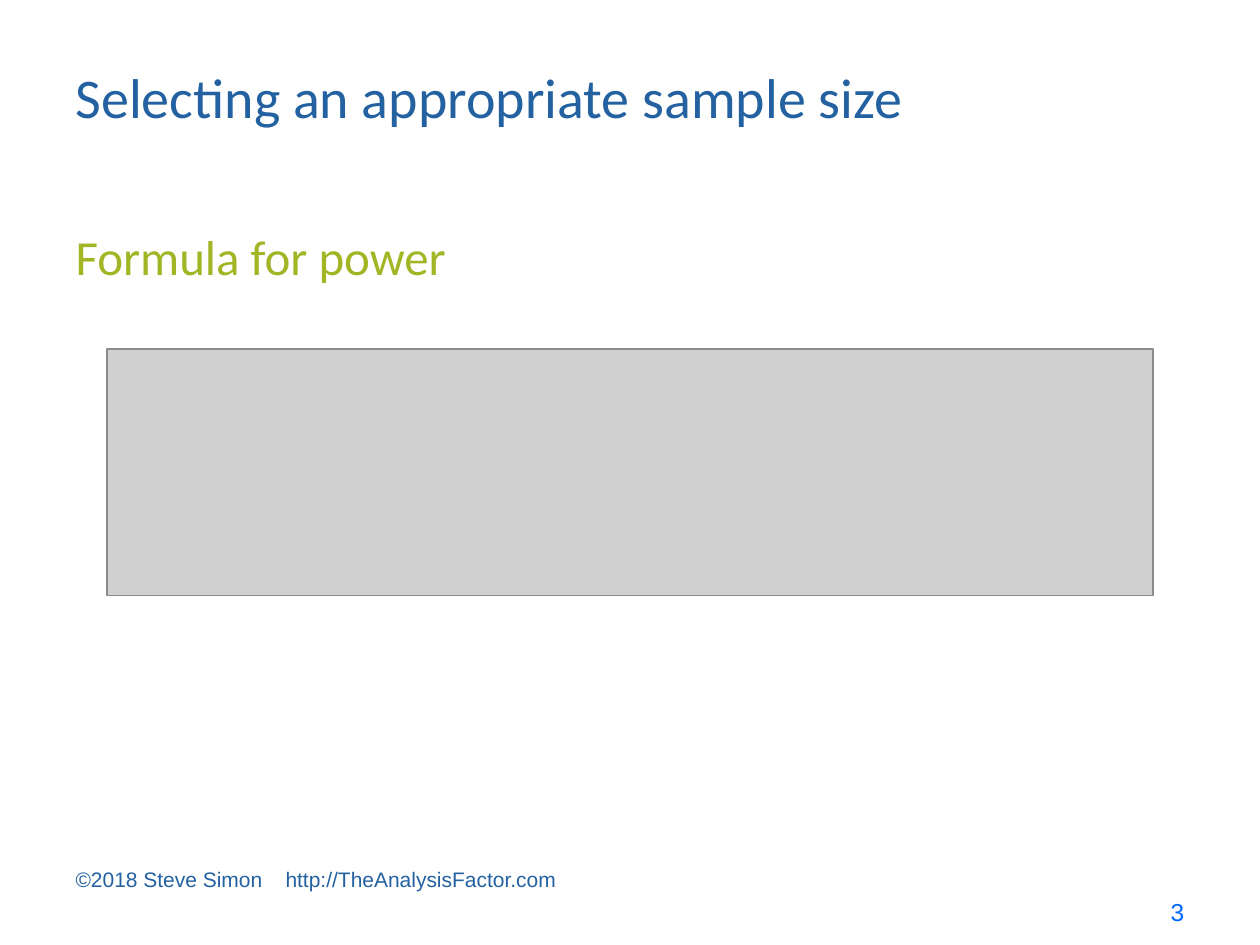
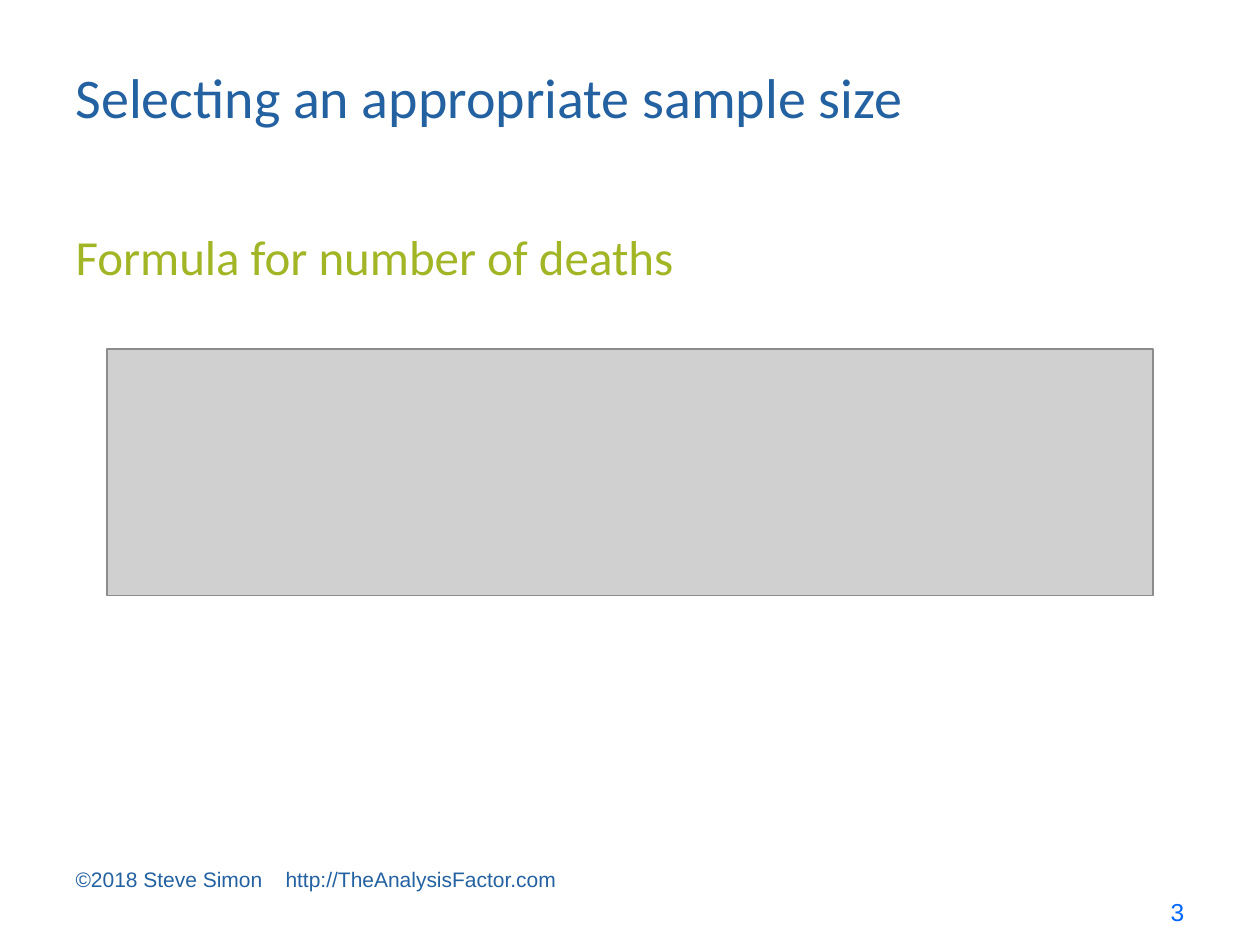
Before and after one commit to pmean/survival-models, a slide deck: slide 3 of bin/survival lecture 3.pptx. Drawn at 1260x945 pixels with LibreOffice and Linux fonts; fonts in the diff are those of the drawing; grey boxes stand for pictures. Boxes give left, top, right and bottom in pixels: in the first picture for what was removed or moved away, otherwise in the second. Text is boxed around its words. In the diff, an @@ line names an element or a change of style, - is before the commit and + after.

```diff
--- a/bin/survival lecture 3.pptx
+++ b/bin/survival lecture 3.pptx
@@ text at (x1=76, y1=241, x2=673, y2=276): text changed @@
-Formula for power
+Formula for number of deaths
```
Also in this commit, not shown: 4 other slides changed, 16 slides added, 1 slide removed, 3 other files.
